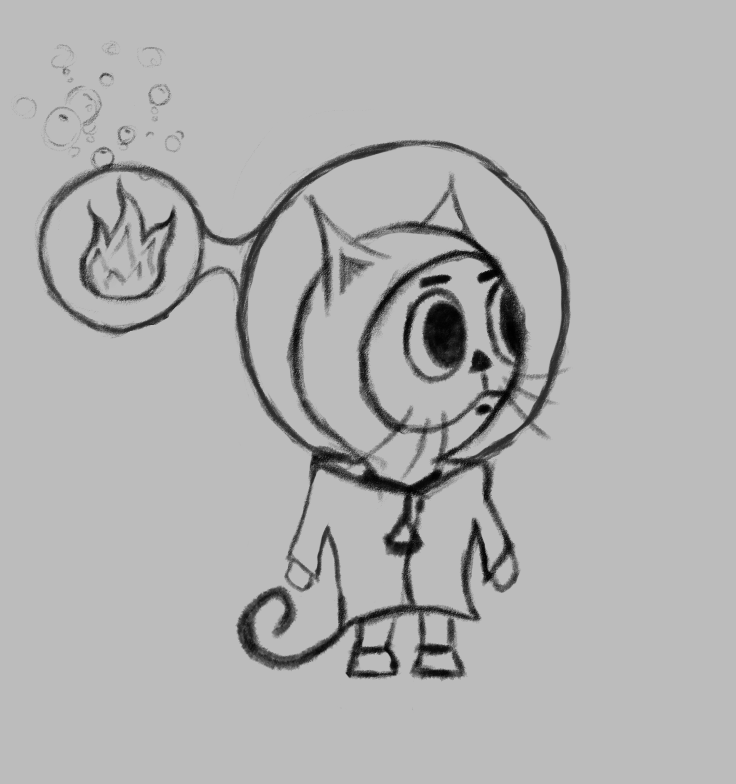
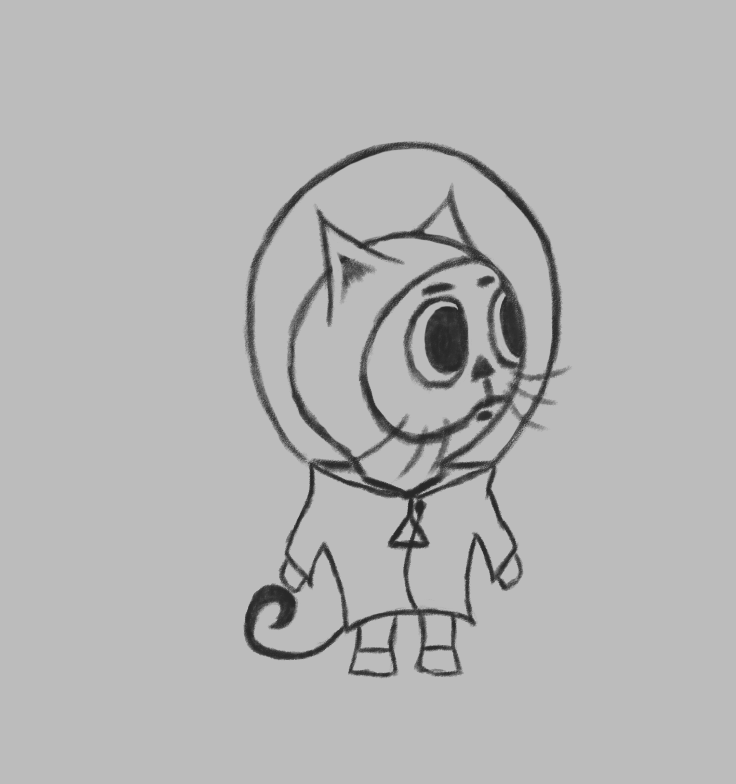
Layered file, before and after one edit (w=736, h=784). Changes by layer:
showed "Layer 11", painted on it over [left=242, top=140, right=572, bottom=679]
hid group "1" (8 layers) over [left=11, top=40, right=572, bottom=710]
hid "Layer 10" over [left=38, top=165, right=297, bottom=336]
hid group "Group 2" (2 layers) over [left=11, top=40, right=208, bottom=339]
